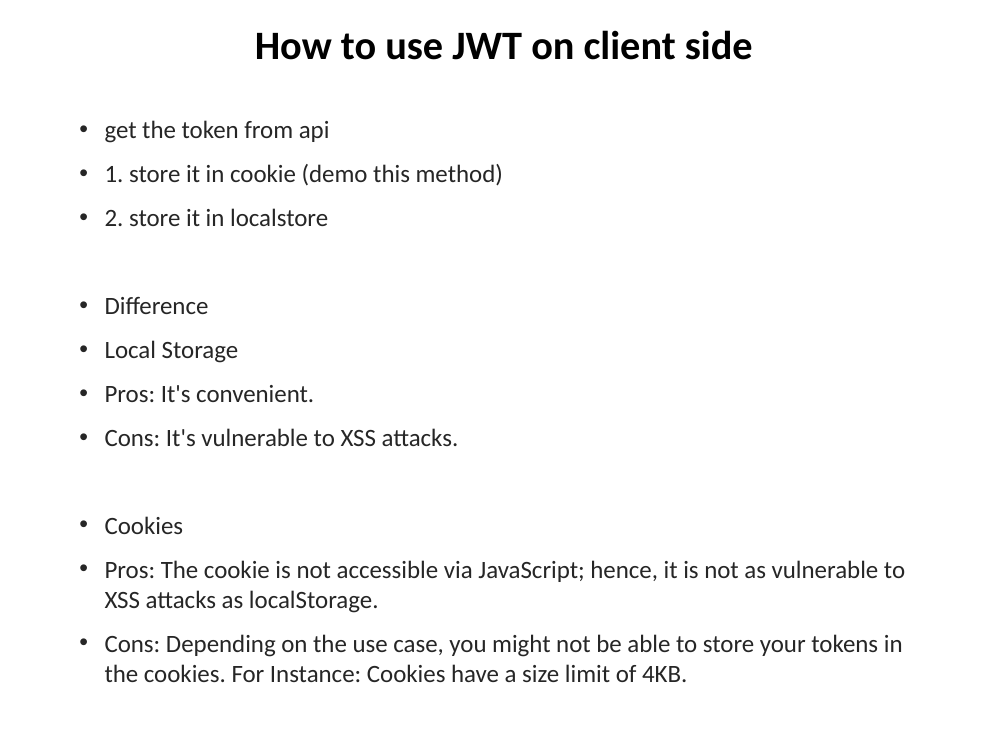
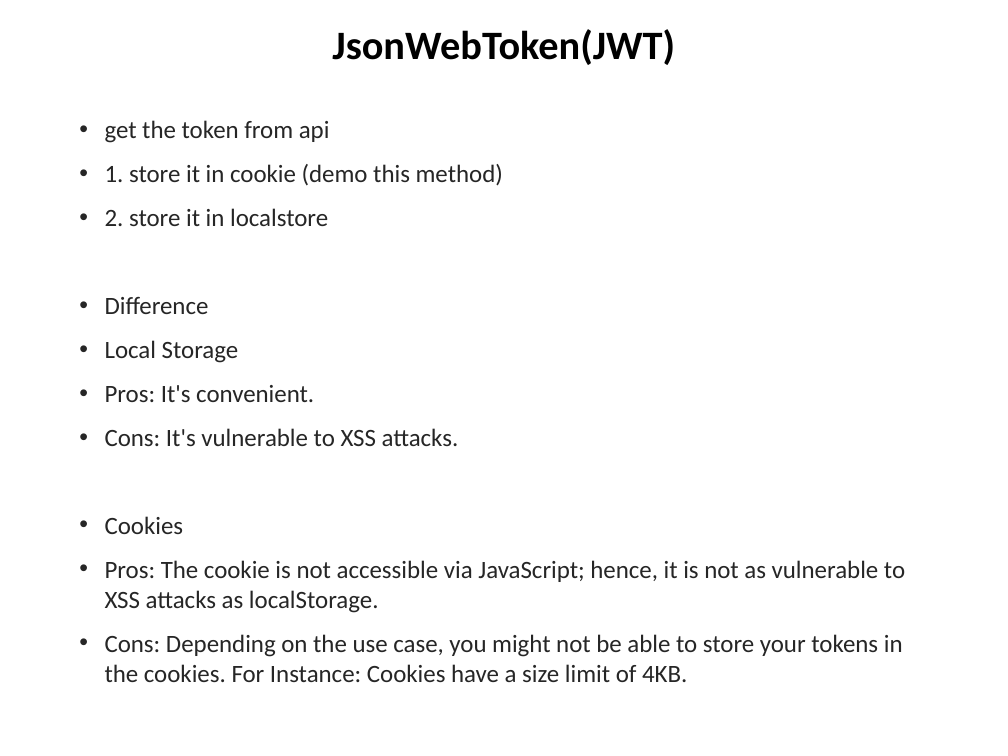
Before and after one commit to chuacw/SGUS-Slides, a slide deck: slide 15 of BCI - Batch2 - Day8 - Node & Express 2.pptx (slide 11 before the commit). Drawn at 1008x756 pixels with LibreOffice and Linux fonts; fonts in the diff are those of the drawing. Boxes give left, top, right and bottom in pixels: in the first picture for what was removed or moved away, otherwise in the second. Text is boxed around its words. In the diff, an @@ line names an element or a change of style, - is before the commit and + after.

```diff
--- a/BCI - Batch2 - Day8 - Node & Express 2.pptx
+++ b/BCI - Batch2 - Day8 - Node & Express 2.pptx
@@ title at <box>332,29,675,65</box>: text changed @@
-How to use JWT on client side
+JsonWebToken(JWT)
```
Also in this commit, not shown: 6 other slides changed, 2 slides added, 4 slides removed, 1 other file.
